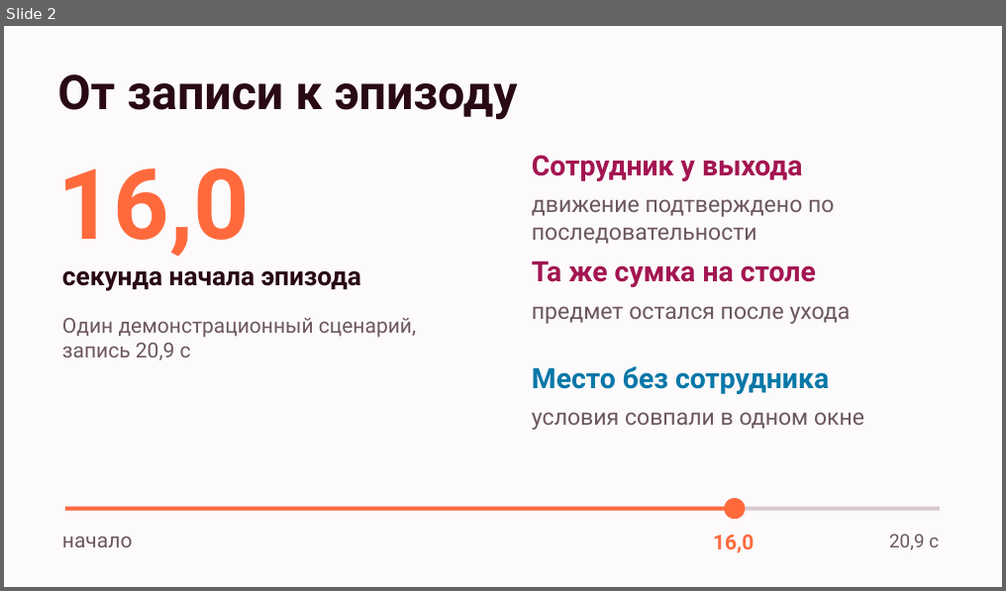
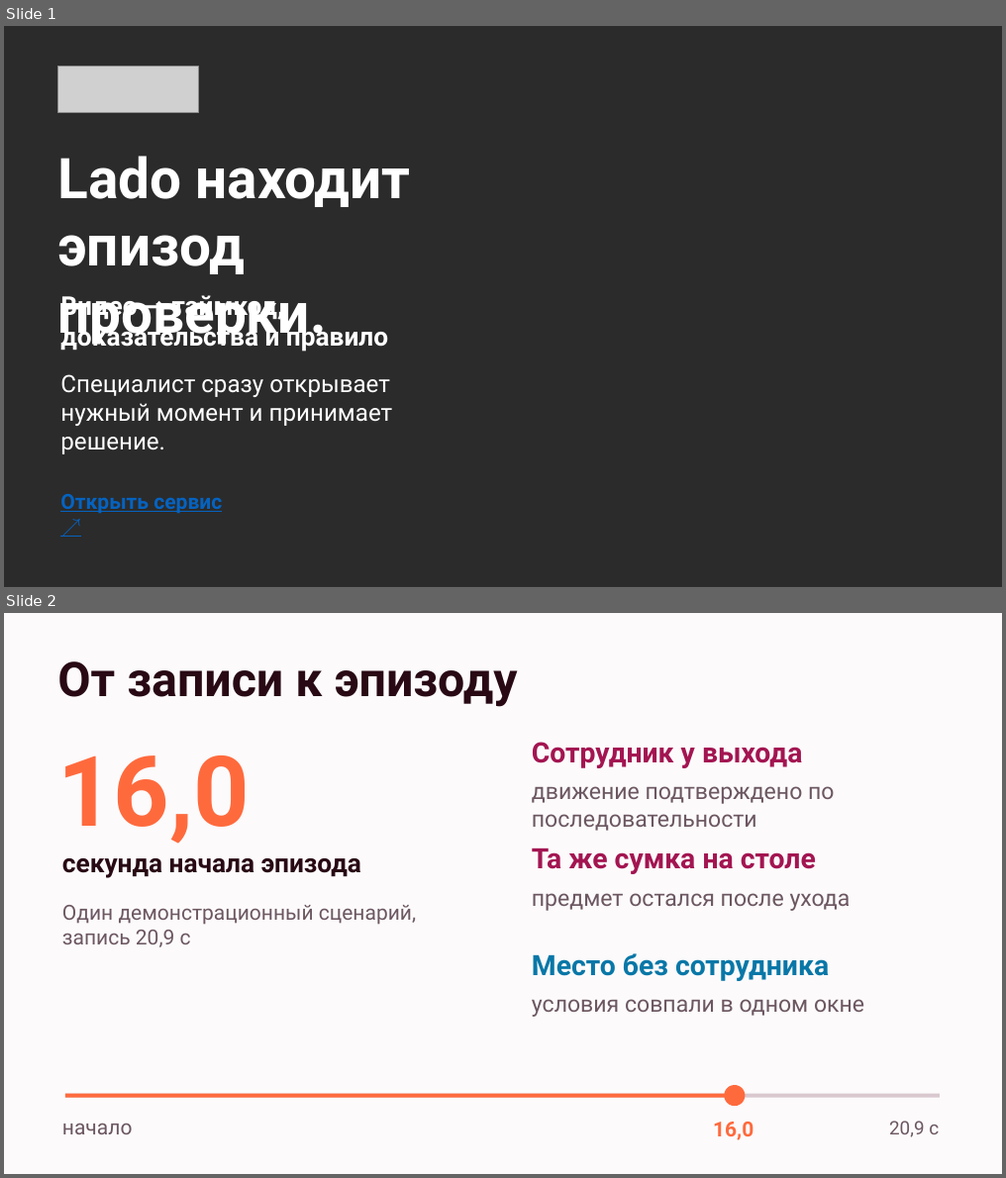
Before and after one commit to DarinaX2005X/dreamteam-datathon, a slide deck: presentation/pitch/output/lado-pitch.pptx. Shown one above the other, each under a label of ours: slide 2 before the commit, slides 1 and 2 after it. The pictures are 1006x591 and 1006x1178 pixels, drawn with LibreOffice and Linux fonts; fonts in the diff are those of the drawing; grey boxes stand for pictures; background and template pictures are left out; a plain dark background stands for a picture behind light text. Boxes give left, top, right and bottom in pixels: in the first picture for what was removed or moved away, otherwise in the second. Text is boxed around its words. In the diff, an @@ line names an element or a change of style, - is before the commit and + after.

```diff
--- a/presentation/pitch/output/lado-pitch.pptx
+++ b/presentation/pitch/output/lado-pitch.pptx
@@ slide 1 added at [4,26,1002,587], background picture (left out) @@
@@ picture added at [57,67,199,112] @@
@@ text added at [57,156,411,347], 54 pt, text #FFFFFF, bold @@
+Lado находит
+эпизод проверки.
@@ text added at [60,291,388,353], 25 pt, text #FFFFFF, bold @@
+Видео → таймкод,
+доказательства и правило
@@ text added at [60,374,393,455], 23 pt, text #FFFFFF @@
+Специалист сразу открывает нужный момент и принимает решение.
@@ text added at [60,494,222,513], 20 pt, text #0563C1, bold, underline @@
+Открыть сервис ↗
```
Also in this commit, not shown: 2 slides changed, 2 other slides added, 3 slides removed, 15 other files.
